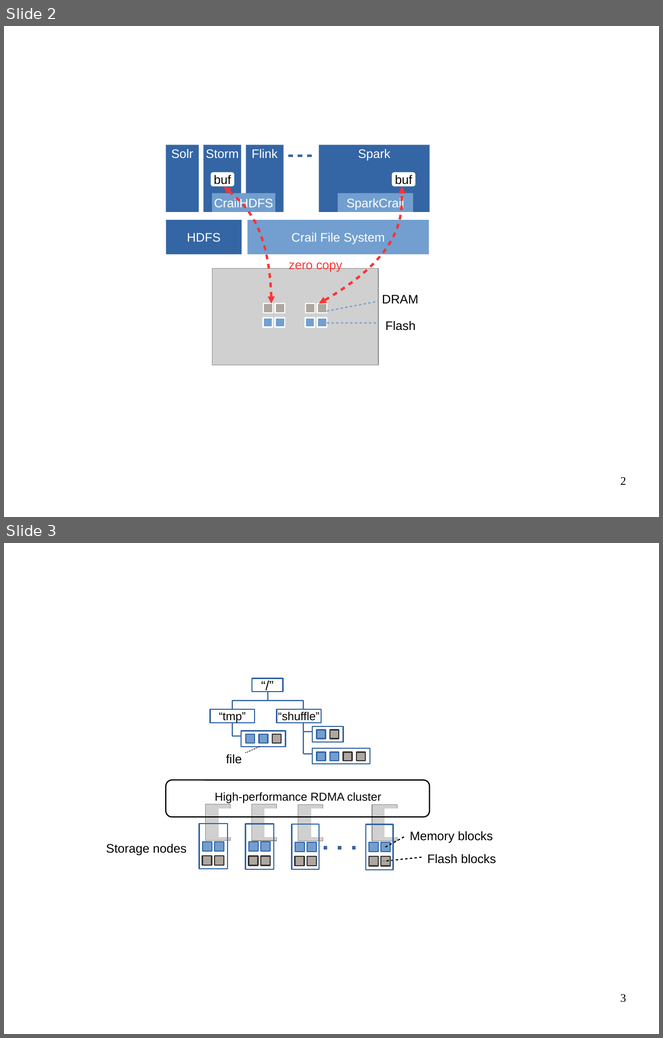
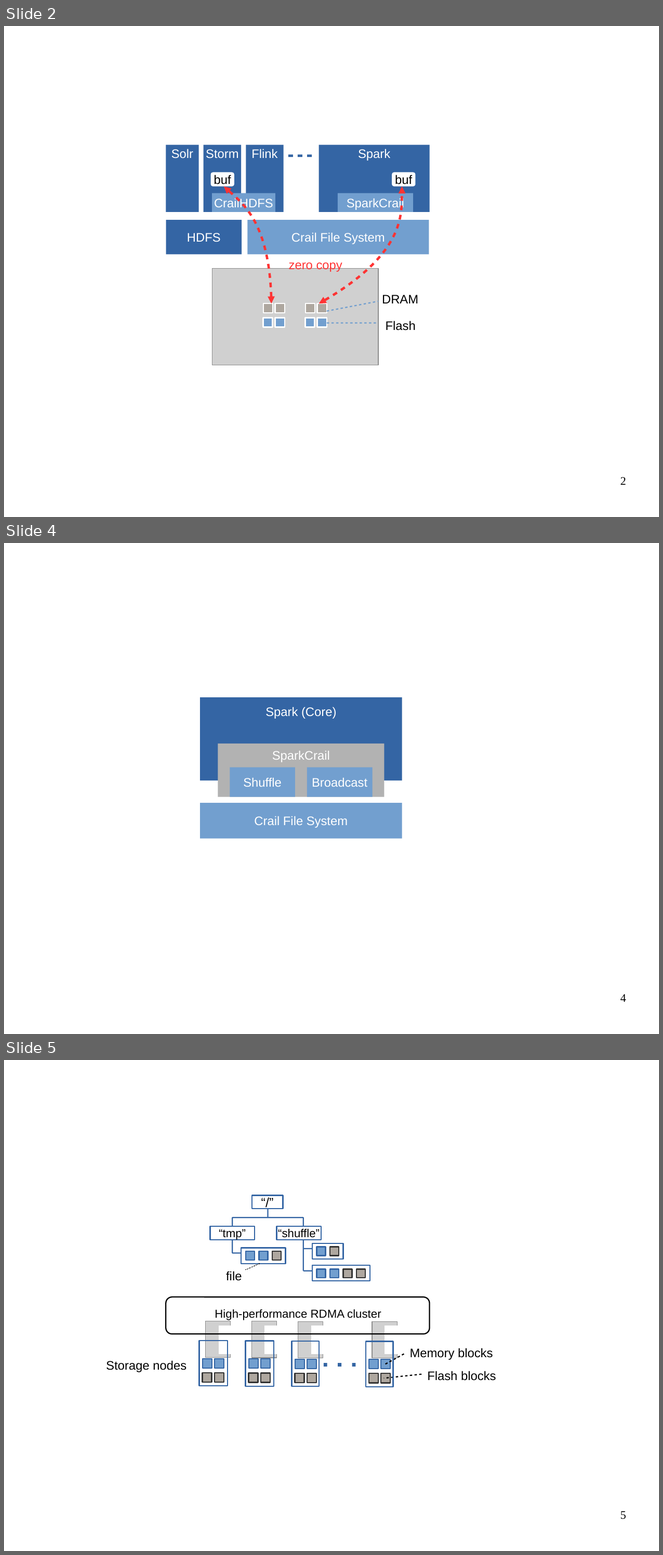
Before and after one commit to apache/incubator-crail-website, a slide deck: _graphix/website.odp. Shown one above the other, each under a label of ours: slides 2 and 3 before the commit, slides 2, 4 and 5 after it; the slides between them are not shown. The pictures are 663x1038 and 663x1555 pixels, drawn with LibreOffice and Linux fonts; fonts in the diff are those of the drawing; grey boxes stand for pictures; background and template pictures are left out. Boxes give left, top, right and bottom in pixels: in the first picture for what was removed or moved away, otherwise in the second. Text is boxed around its words. In the diff, an @@ line names an element or a change of style, - is before the commit and + after.

```diff
--- a/_graphix/website.odp
+++ b/_graphix/website.odp
@@ slide 4 added at (4,543,659,1034), background #FFFFFF @@
@@ rectangle added at (200,697,402,781), fill #3465A4 @@
@@ text added at (266,707,336,719), 15 pt, text #FFFFFF @@
+Spark (Core)
@@ rectangle added at (218,744,385,797), fill #B2B2B2 @@
@@ text added at (272,751,330,762), 15 pt, text #FFFFFF @@
+SparkCrail
@@ rectangle added at (230,768,295,797), fill #729FCF, 15 pt, text #FFFFFF @@
+Shuffle
@@ rectangle added at (307,768,373,797), fill #729FCF, 15 pt, text #FFFFFF @@
+Broadcast
@@ rectangle added at (200,804,402,839), fill #729FCF, 15 pt, text #FFFFFF @@
+Crail File System
@@ page number added at (621,994,626,1002), 14 pt, text #000000 @@
+4
@@ what was slide 3 is now slide 5 @@
@@ page number at (621,1511,626,1520): text changed @@
-3
+5
```
Also in this commit, not shown: 2 other slides added, 1 other file.
